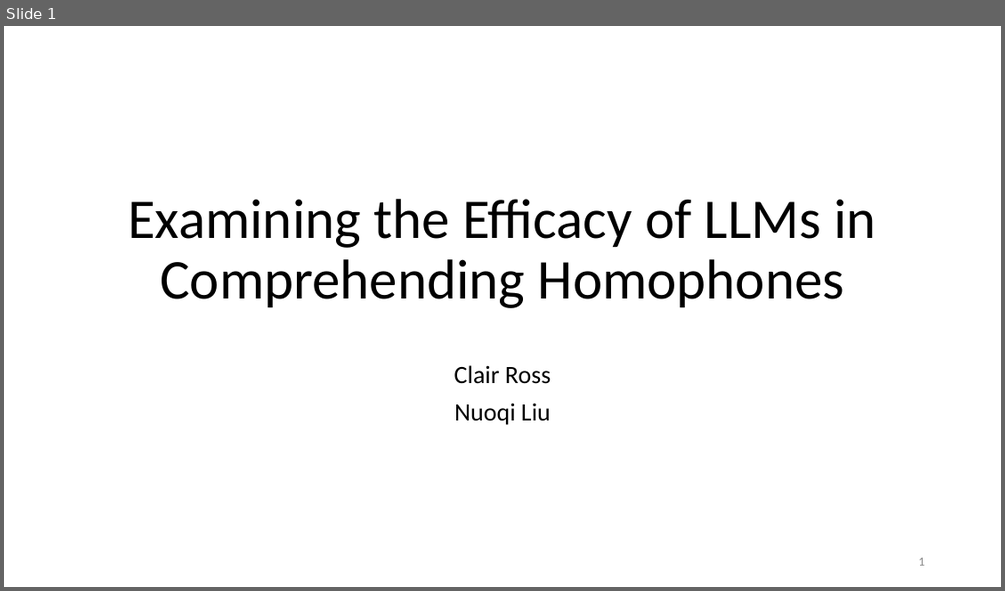
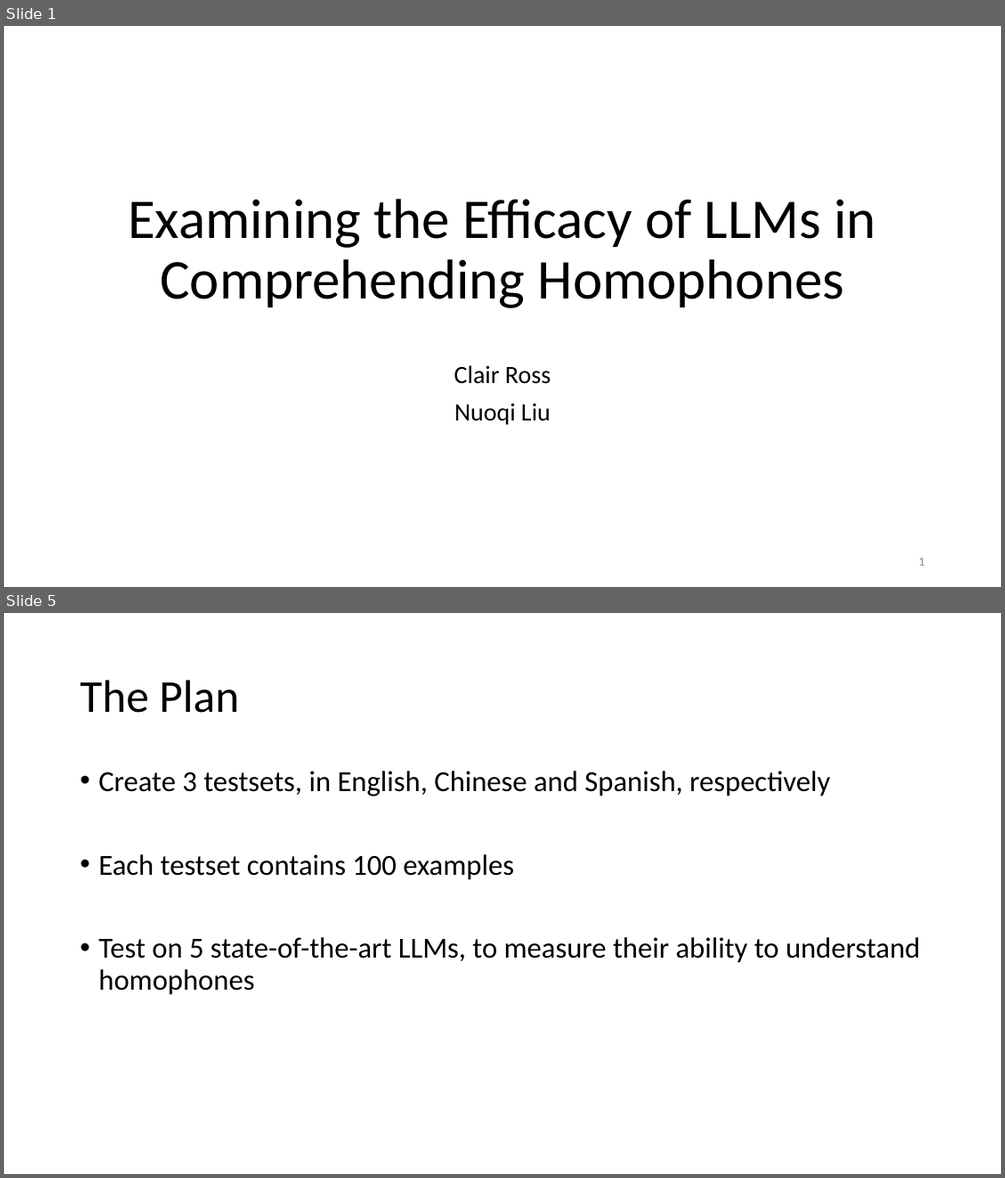
Before and after one commit to LNQ1997/CPSC532V-project, a slide deck: final_presentation.pptx. Shown one above the other, each under a label of ours: slide 1 before the commit, slides 1 and 5 after it; the slides between them are not shown. The pictures are 1005x591 and 1005x1178 pixels, drawn with LibreOffice and Linux fonts; fonts in the diff are those of the drawing. Boxes give left, top, right and bottom in pixels: in the first picture for what was removed or moved away, otherwise in the second. Text is boxed around its words. In the diff, an @@ line names an element or a change of style, - is before the commit and + after.

```diff
--- a/final_presentation.pptx
+++ b/final_presentation.pptx
@@ slide 5 added at [4,613,1001,1174], background #FFFFFF @@
@@ title added at [80,680,239,713], 44 pt, text #000000 @@
+The Plan
@@ text added at [98,771,920,995], 28 pt, text #000000 @@
+• Create 3 testsets, in English, Chinese and Spanish, respectively
+• Each testset contains 100 examples
+• Test on 5 state-of-the-art LLMs, to measure their ability to understand homophones
```
Also in this commit, not shown: 1 slide changed, 18 other slides added, 4 slides removed.
